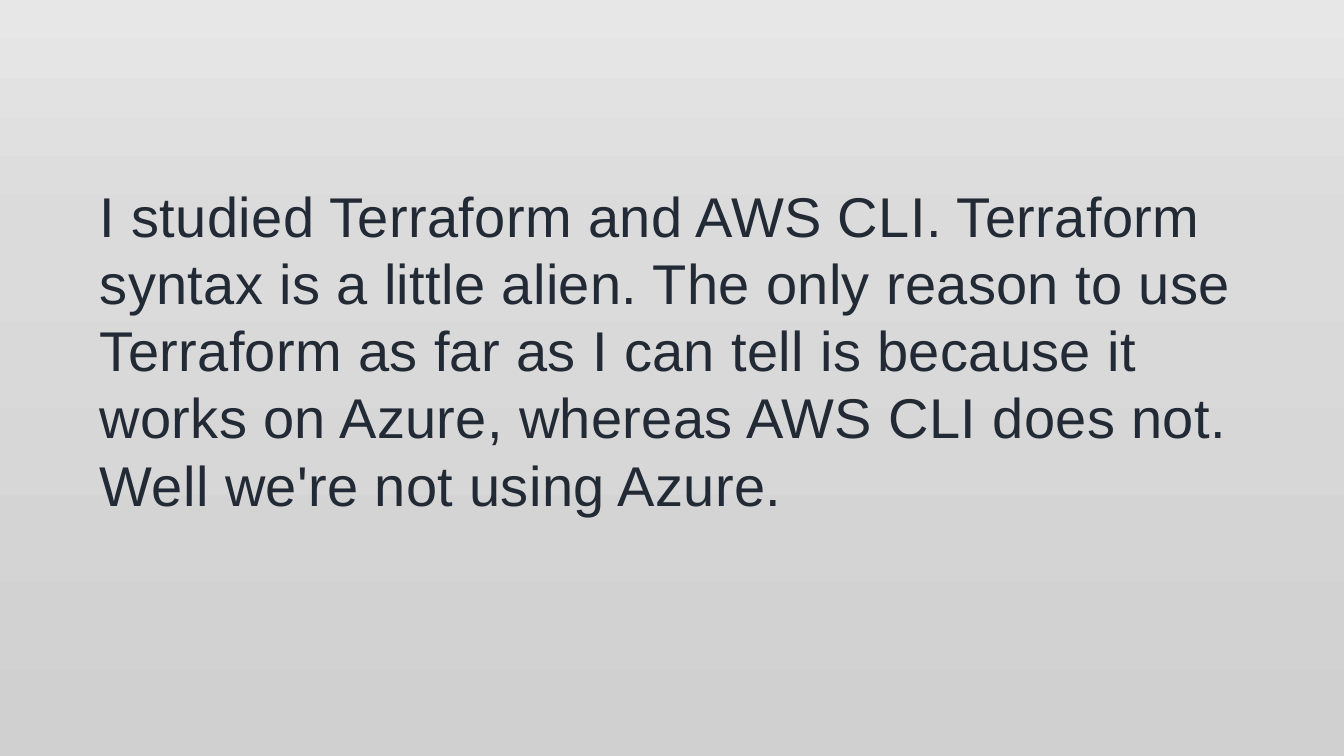
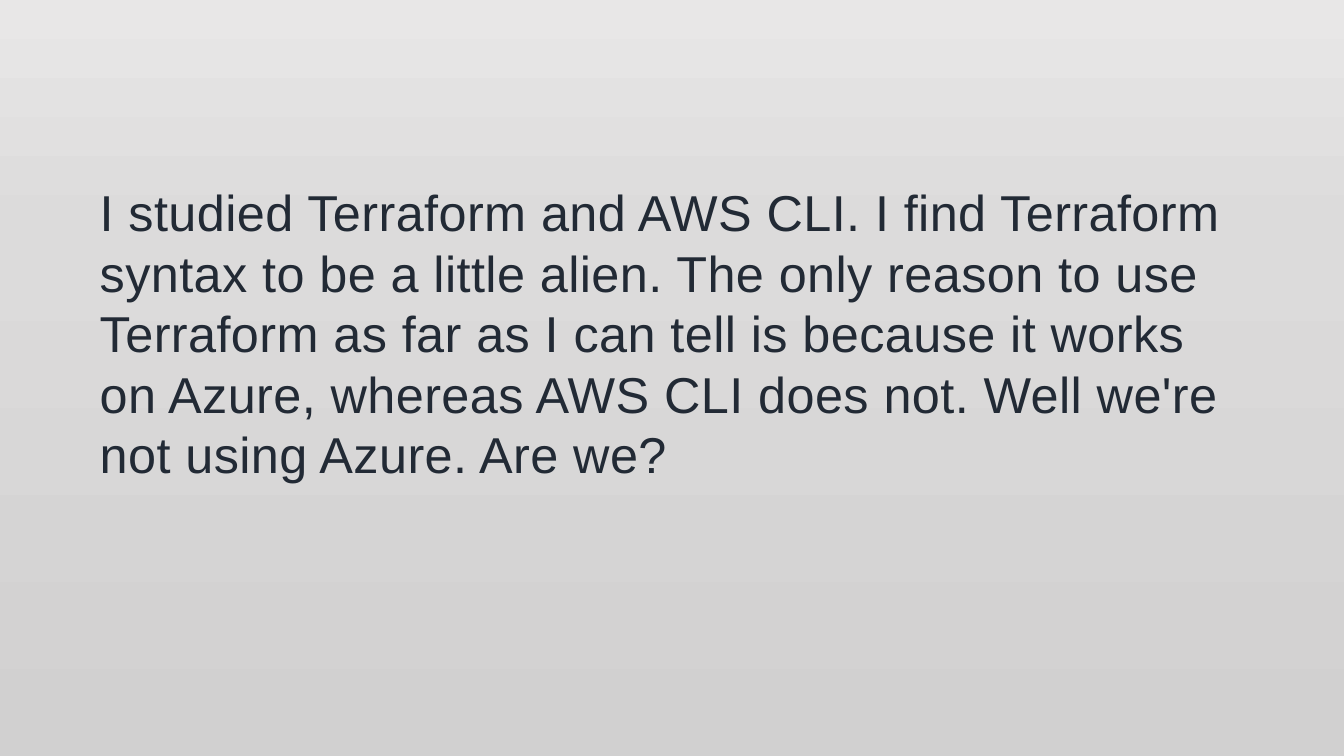
Before and after one commit to jonathan-r-jones/Composable-Batch-Files, a slide deck: slide 2 of jaws.pptx. Drawn at 1344x756 pixels with LibreOffice and Linux fonts; fonts in the diff are those of the drawing; background and template pictures are left out. Boxes give left, top, right and bottom in pixels: in the first picture for what was removed or moved away, otherwise in the second. Text is boxed around its words. In the diff, an @@ line names an element or a change of style, - is before the commit and + after.

```diff
--- a/jaws.pptx
+++ b/jaws.pptx
@@ text at box(100, 194, 1219, 483): text changed; size 40 to 36 pt @@
-I studied Terraform and AWS CLI. Terraform syntax is a little alien. The only reason to use Terraform as far as I can tell is because it works on Azure, whereas AWS CLI does not. Well we're not using Azure.
+I studied Terraform and AWS CLI. I find Terraform syntax to be a little alien. The only reason to use Terraform as far as I can tell is because it works on Azure, whereas AWS CLI does not. Well we're not using Azure. Are we?
```
Also in this commit, not shown: 5 other slides changed, 5 slides added, 2 slides removed, 3 other files.
